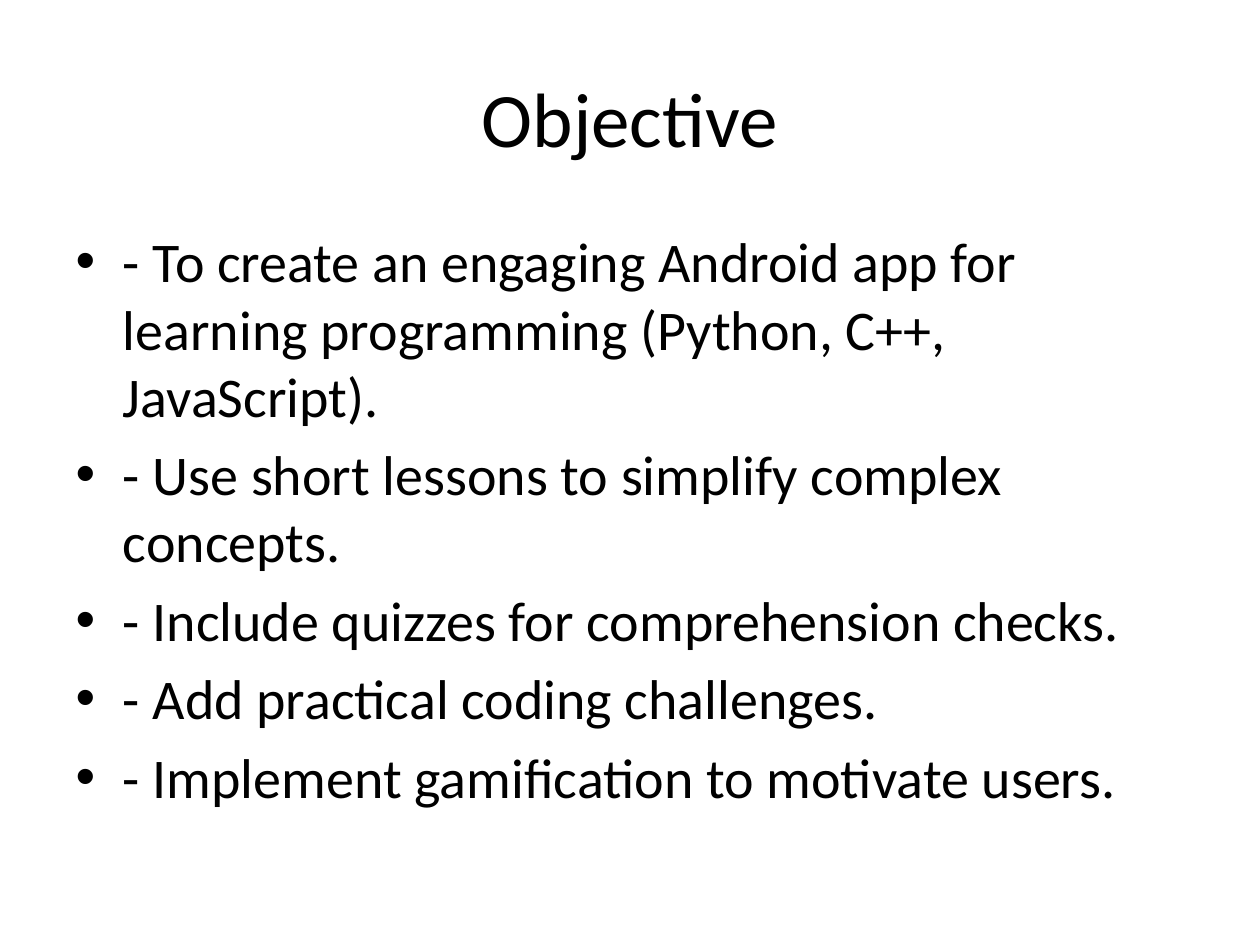
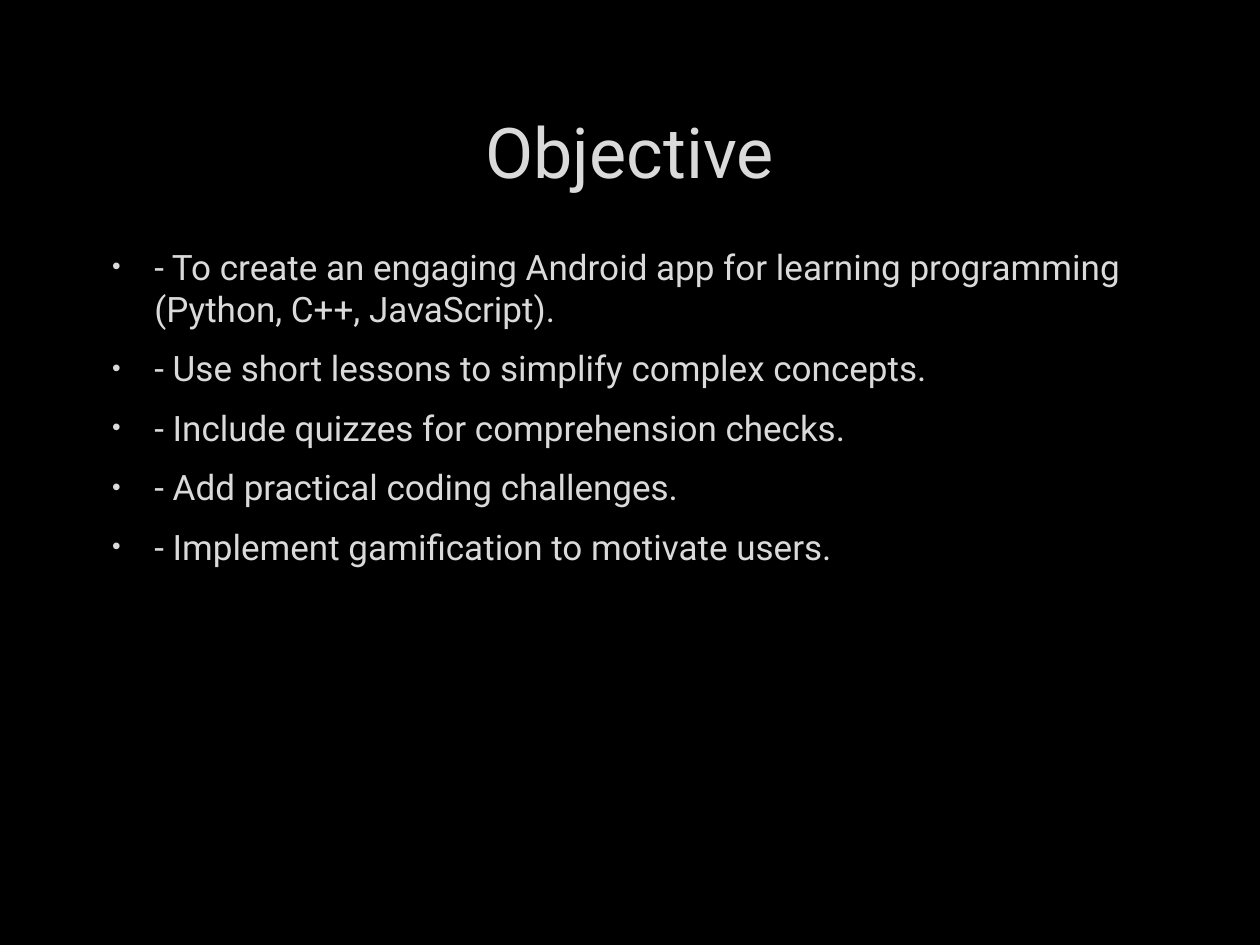
Before and after one commit to HKSINGHTHAKUR/Code_mate, a slide deck: slide 4 of presentation/CodeMate_Presentation.pptx. Drawn at 1260x945 pixels with LibreOffice and Linux fonts; fonts in the diff are those of the drawing; background and template pictures are left out. Boxes give left, top, right and bottom in pixels: in the first picture for what was removed or moved away, otherwise in the second. Text is boxed around its words. In the diff, an @@ line names an element or a change of style, - is before the commit and + after.

```diff
--- a/presentation/CodeMate_Presentation.pptx
+++ b/presentation/CodeMate_Presentation.pptx
@@ background #FFFFFF to picture (left out) @@
@@ title "Objective": place and size @@
-title "Objective" at bbox=[482, 93, 778, 161]
+title "Objective" at bbox=[485, 125, 773, 193]
@@ title "Objective" at bbox=[485, 125, 773, 193]: size 44 to 40 pt, font Calibri to Roboto, text colour #000000 to #DADADA, letter outline none to #404040 0.75 pt @@
@@ text "- To create an engaging ...": place and size @@
-text "- To create an engaging ..." at bbox=[123, 243, 1118, 808]
+text "- To create an engaging ..." at bbox=[154, 253, 1120, 568]
@@ text "- To create an engaging ..." at bbox=[154, 253, 1120, 568]: size 32 to 20 pt, font Calibri to Roboto, text colour #000000 to #DADADA, letter outline none to #404040 0.75 pt; indent changed; more space between paragraphs @@
```
Also in this commit, not shown: 7 other slides changed.
